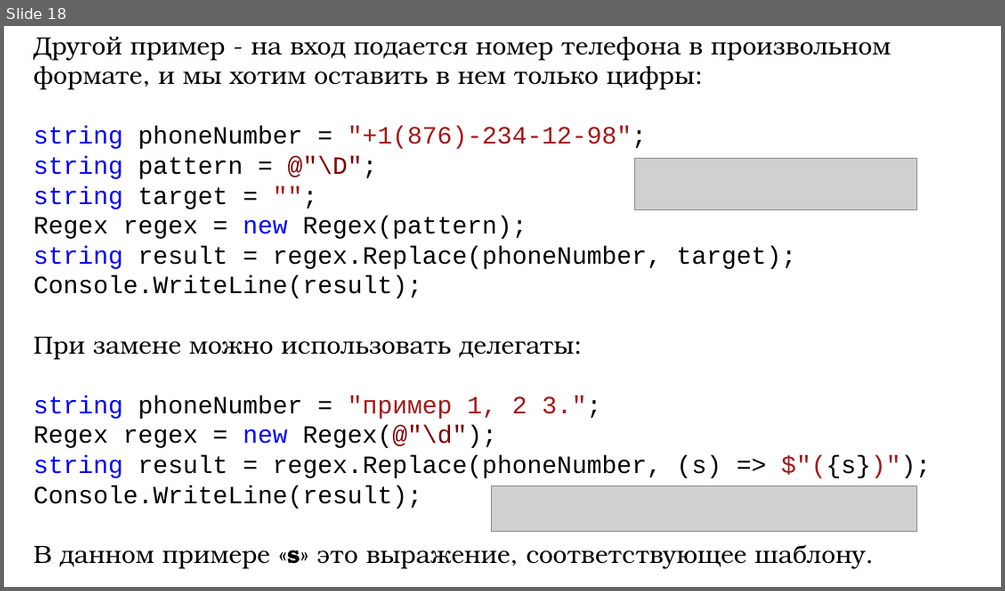
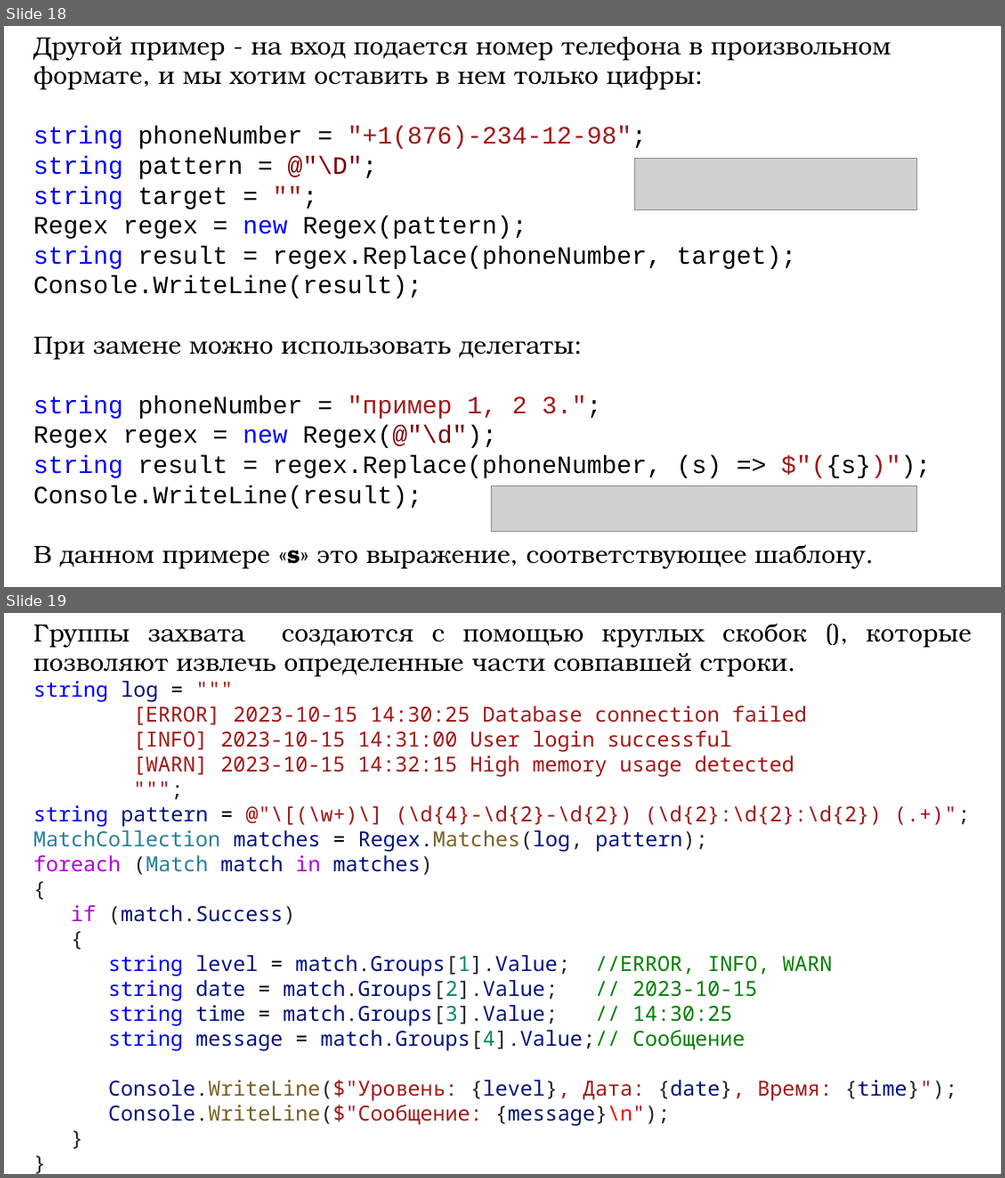
Before and after one commit to DaniilKlyukin/ITiP-3, a slide deck: Лекции/ИТиП 3 лек 6.pptx. Shown one above the other, each under a label of ours: slide 18 before the commit, slides 18 and 19 after it. The pictures are 1005x591 and 1005x1178 pixels, drawn with LibreOffice and Linux fonts; fonts in the diff are those of the drawing; grey boxes stand for pictures. Boxes give left, top, right and bottom in pixels: in the first picture for what was removed or moved away, otherwise in the second. Text is boxed around its words. In the diff, an @@ line names an element or a change of style, - is before the commit and + after.

```diff
--- a/Лекции/ИТиП 3 лек 6.pptx
+++ b/Лекции/ИТиП 3 лек 6.pptx
@@ slide 19 added at [4,613,1001,1174], background #FFFFFF @@
@@ text added at [33,623,971,1126], 20 pt, text #A31515 @@
+Группы захвата создаются с помощью круглых скобок (), которые позволяют извлечь определенные части совпавшей строки.
+string log = """
+[ERROR] 2023-10-15 14:30:25 Database connection failed
+[INFO] 2023-10-15 14:31:00 User login successful
+[WARN] 2023-10-15 14:32:15 High memory usage detected
+""";
+string pattern = @"\[(\w+)\] (\d{4}-\d{2}-\d{2}) (\d{2}:\d{2}:\d{2}) (.+)";
+MatchCollection matches = Regex.Matches(log, pattern);
+foreach (Match match in matches)
+{
+if (match.Success)
+{
+string level = match.Groups[1].Value; //ERROR, INFO, WARN
+string date = match.Groups[2].Value; // 2023-10-15
+string time = match.Groups[3].Value; // 14:30:25
+string message = match.Groups[4].Value;// Сообщение
+Console.WriteLine($"Уровень: {level}, Дата: {date}, Время: {time}");
+Console.WriteLine($"Сообщение: {message}\n");
+}
+}
```
Also in this commit, not shown: 3 other slides added.
